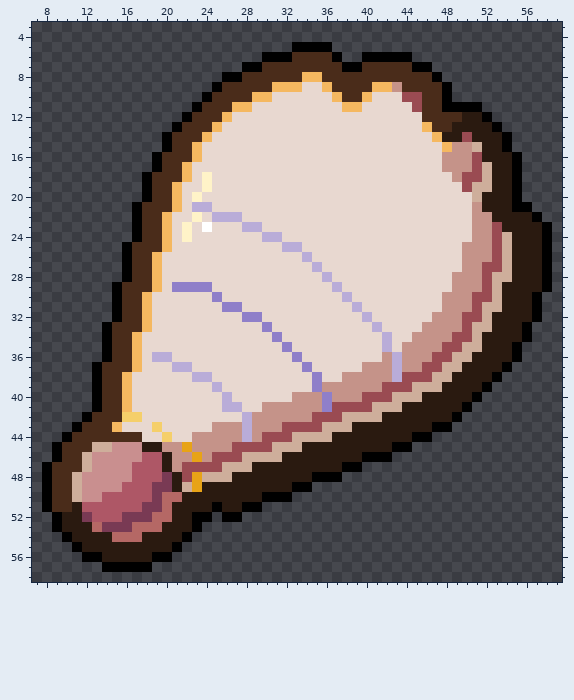
Two states of a pixel-art file, aseprite-source/final/aseprite/ph/pale-scale.aseprite. That is the earlier state.
64x64 pixels, 1 frame. Colours within 5 levels of each other are drawn and written as one. Shown: x 7..59, y 3..58.
Once edited:
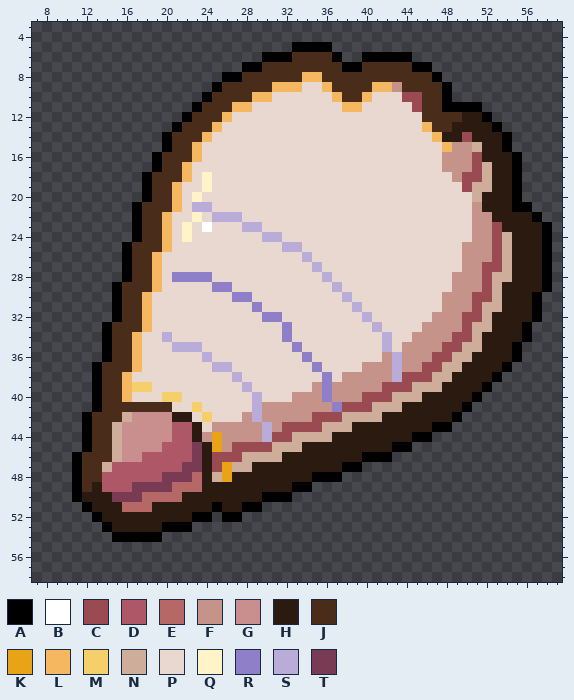
Palette (. is transparent): A #000000  B #ffffff  C #9a4b52  D #ae5766  E #b56865  F #c59389  G #c98f8f  H #2a1a10  J #4a2c1a  K #e8a317  L #f5b860  M #f5cf6a  N #ceae9b  P #e8d8d0  Q #fff3c8  R #8f7fc9  S #b9acd8  T #793a54
Difference:
Changed rows in their new state; - is an unchanged pixel.
first column x 8:
28 -------------RRRR-------------
29 -------------PPPPRR-----------
30 -----------------P-RR---------
31 ------------------PP-R--------
32 --------------------PPRR------
33 ----------------------P-R-----
34 ------------S----------PR-----
35 -------------SSS--------PR----
36 -----------PP---S--------PR---
37 -------------PP--SS-------PR--
38 ---------------PP--S-------PR-
39 ---------MM------P--S------FR-
40 ------------MM----P--S--------
41 --------JJJJJ--M--PP-S------FR
42 --------NGGGGHH-M---FS--------
43 ---.A--NGGGGGDDH----F-S-------
44 --..A--NGGGGGDDH-K--F-S-------
45 -...AJJN--GGDDDTHK------------
46 -..AJJJN----DDDTH-------------
47 ...AJJNDD---DDTTH-K-----------
48 ...AJJDDD----TTEH-K-----------
49 ...AJHDD-TT--EEE--------------
50 ...AHHHTTTEE------------------
51 ....AHHHEEEHH-----------------
52 -....AHHHHHHH-----------------
53 -.....AHHHHHAAA.--------------
54 --.....AAAAA...---------------
55 ---...........----------------
56 ----.........-----------------
57 ------.....-------------------
Changed places in both pictures, as pixel boxes (x1, y1, x2, y2):
changed: (42, 272, 342, 572)
